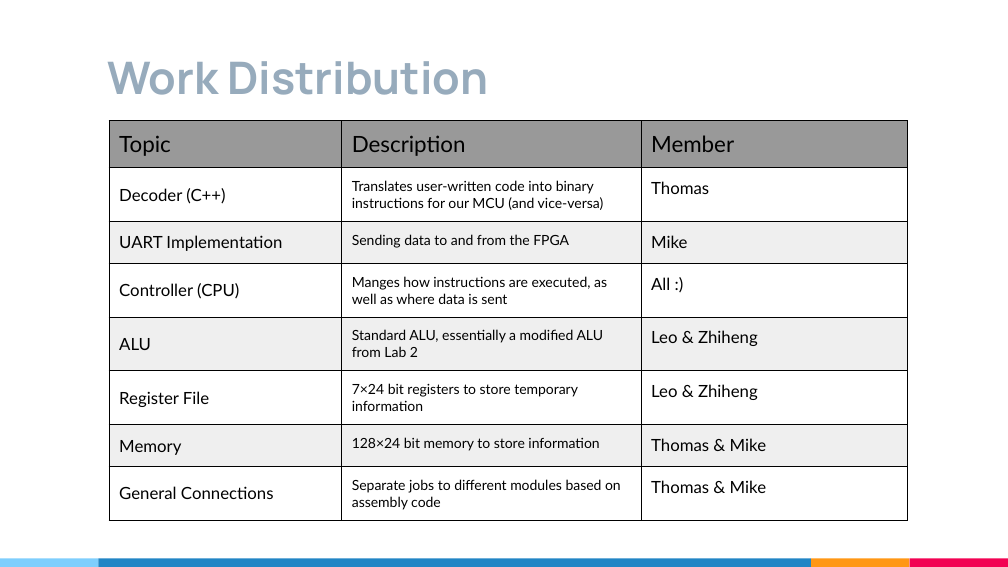
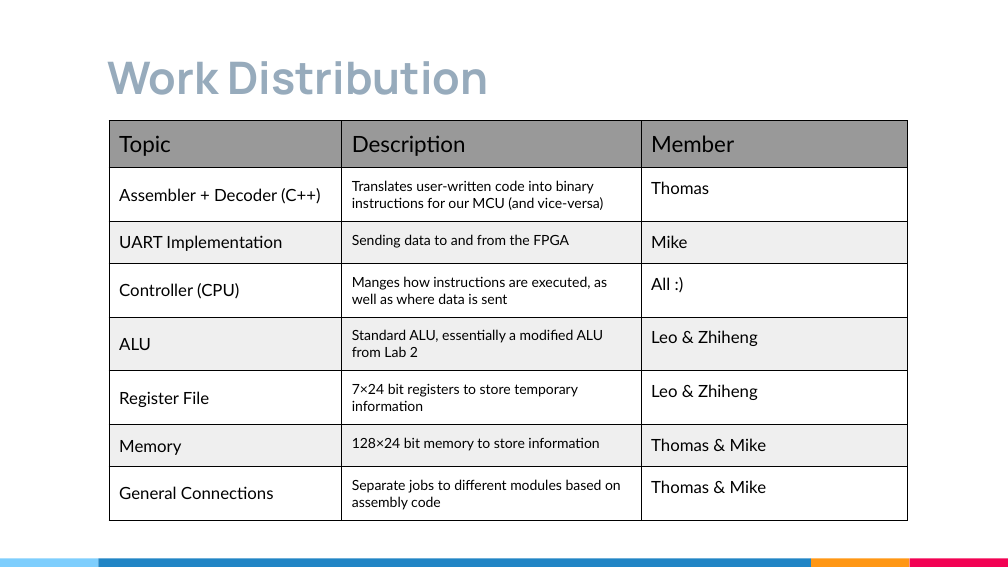
Before and after one commit to mwae-bu/EC311-XYZ-Final_Project, a slide deck: slide 22 of EC311 XYZ Final Project Presentation.pptx. Drawn at 1008x567 pixels with LibreOffice and Linux fonts; fonts in the diff are those of the drawing. Boxes give left, top, right and bottom in pixels: in the first picture for what was removed or moved away, otherwise in the second. Text is boxed around its words. In the diff, an @@ line names an element or a change of style, - is before the commit and + after.

```diff
--- a/EC311 XYZ Final Project Presentation.pptx
+++ b/EC311 XYZ Final Project Presentation.pptx
@@ table at <box>109,121,907,514</box> @@
-row 2, column 1: Decoder (C++)
+row 2, column 1: Assembler + Decoder (C++)
```
Also in this commit, not shown: 7 other slides changed.
